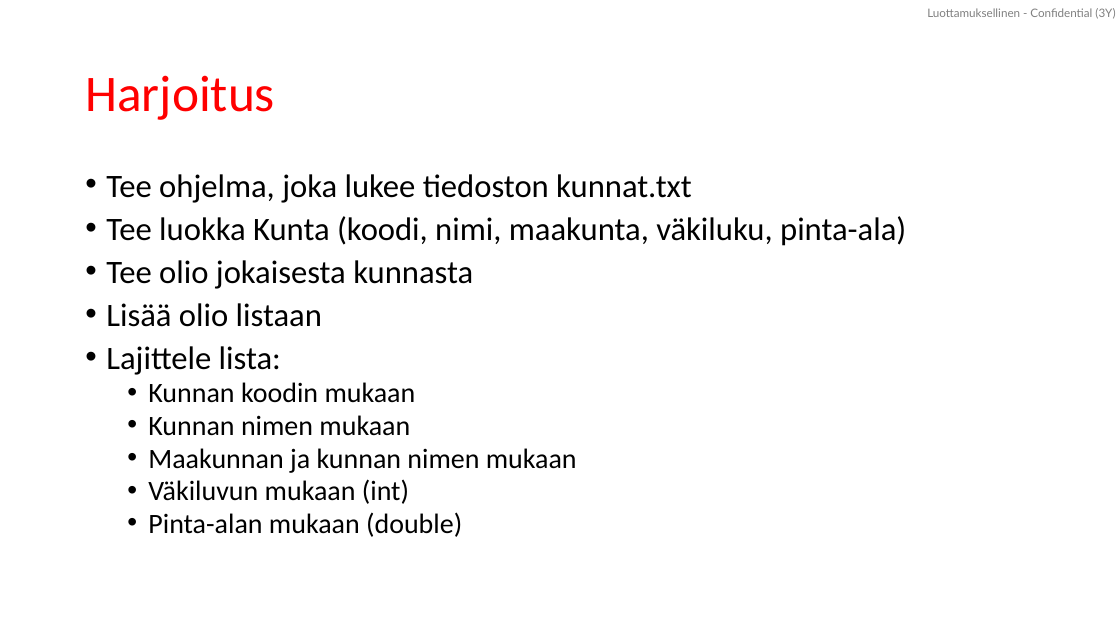
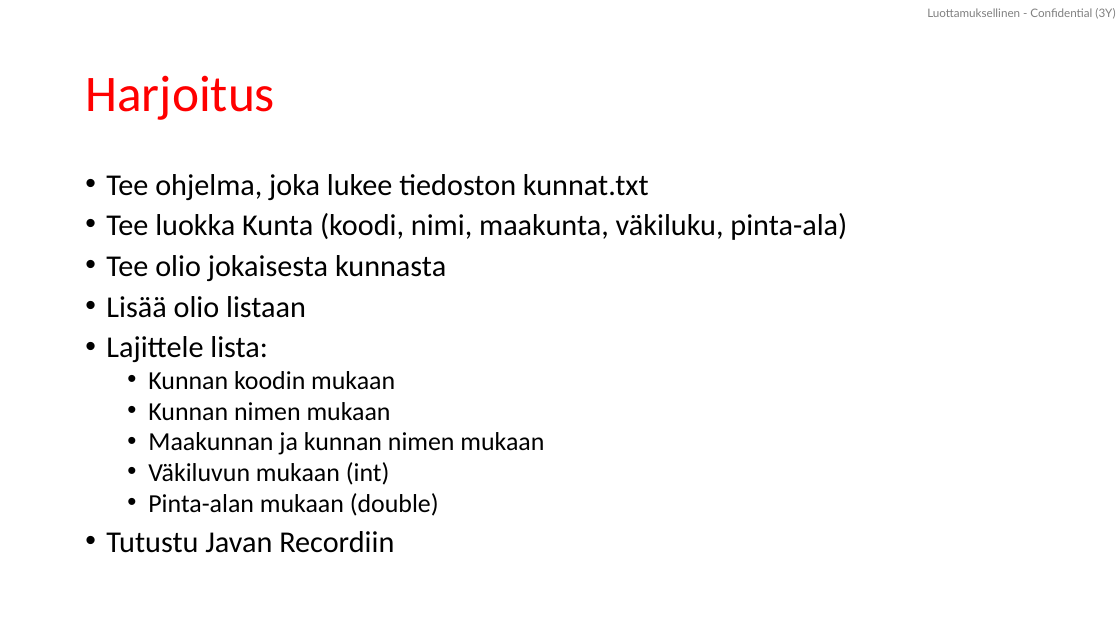
Before and after one commit to lpemake/TrakTite25, a slide deck: slide 104 of Tietorakenteet ja algoritmit TITE25.pptx. Drawn at 1120x630 pixels with LibreOffice and Linux fonts; fonts in the diff are those of the drawing. Boxes give left, top, right and bottom in pixels: in the first picture for what was removed or moved away, otherwise in the second. Text is boxed around its words. In the diff, an @@ line names an element or a change of style, - is before the commit and + after.

```diff
--- a/Tietorakenteet ja algoritmit TITE25.pptx
+++ b/Tietorakenteet ja algoritmit TITE25.pptx
@@ text at (106,174,847,516): size 28 to 25.9 pt in "Tee ohjelma, joka lukee tiedoston kunnat.txt", "Tee luokka Kunta (koodi, nimi, maakunta, väkiluku, ...", "Tee olio jokaisesta kunnasta", "Lisää olio listaan" and 1 more places; size 24 to 22.2 pt in "Kunnan koodin mukaan", "Kunnan nimen mukaan", "Maakunnan ja kunnan nimen mukaan", "Väkiluvun mukaan (int)" and 1 more places @@
@@ text at (106,531,394,553): paragraph added @@
+• Tutustu Javan Recordiin
```
Also in this commit, not shown: 1 slide added, 3 other files.
